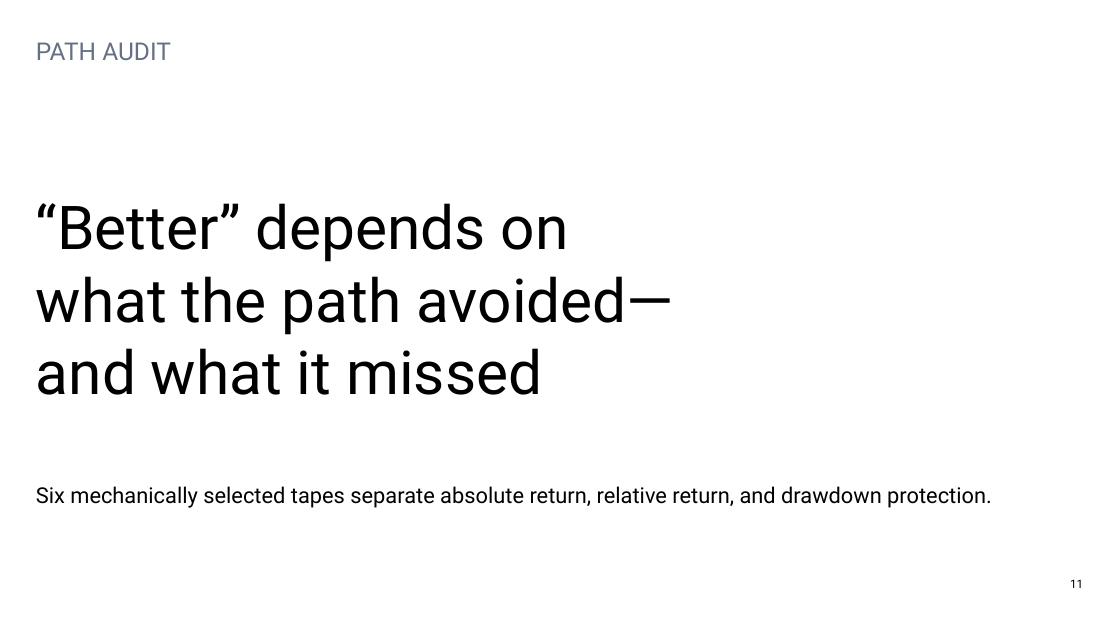
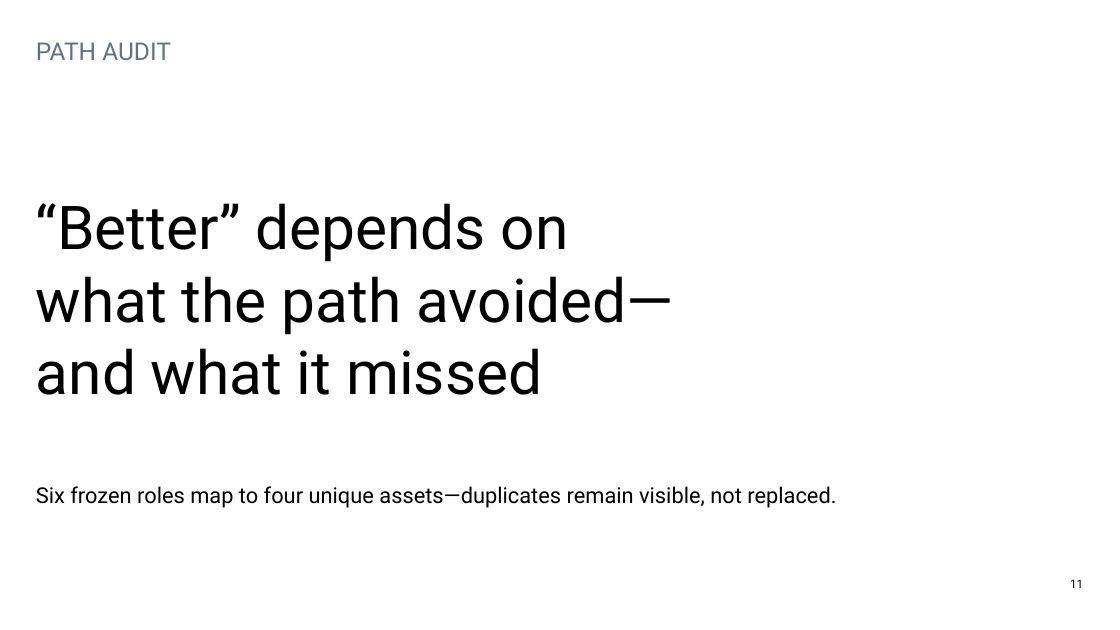
Before and after one commit to Francisc0Franc0/Time-Series-Modeling-Gen5, a slide deck: slide 11 of operator_hypothesis_lab/presentations/hyp_mom_02_1_sma200_cross_wide_discovery_evidence.pptx. Drawn at 1120x630 pixels with LibreOffice and Linux fonts; fonts in the diff are those of the drawing. Boxes give left, top, right and bottom in pixels: in the first picture for what was removed or moved away, otherwise in the second. Text is boxed around its words. In the diff, an @@ line names an element or a change of style, - is before the commit and + after.

```diff
--- a/operator_hypothesis_lab/presentations/hyp_mom_02_1_sma200_cross_wide_discovery_evidence.pptx
+++ b/operator_hypothesis_lab/presentations/hyp_mom_02_1_sma200_cross_wide_discovery_evidence.pptx
@@ text at (36,486,836,508): text changed @@
-Six mechanically selected tapes separate absolute return, relative return, and drawdown protection.
+Six frozen roles map to four unique assets—duplicates remain visible, not replaced.
```
Also in this commit, not shown: 10 other slides changed, 1 slide added, 1 slide removed, 9 other files.
